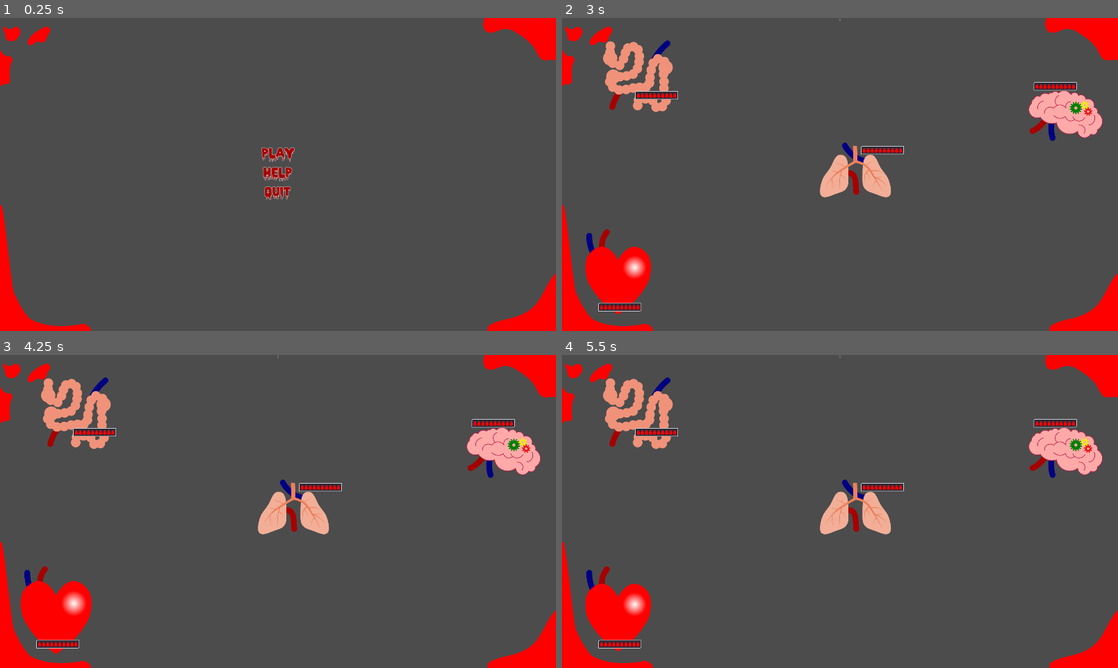
Above: before the commit, frames 1-4 (two rows, left to right).
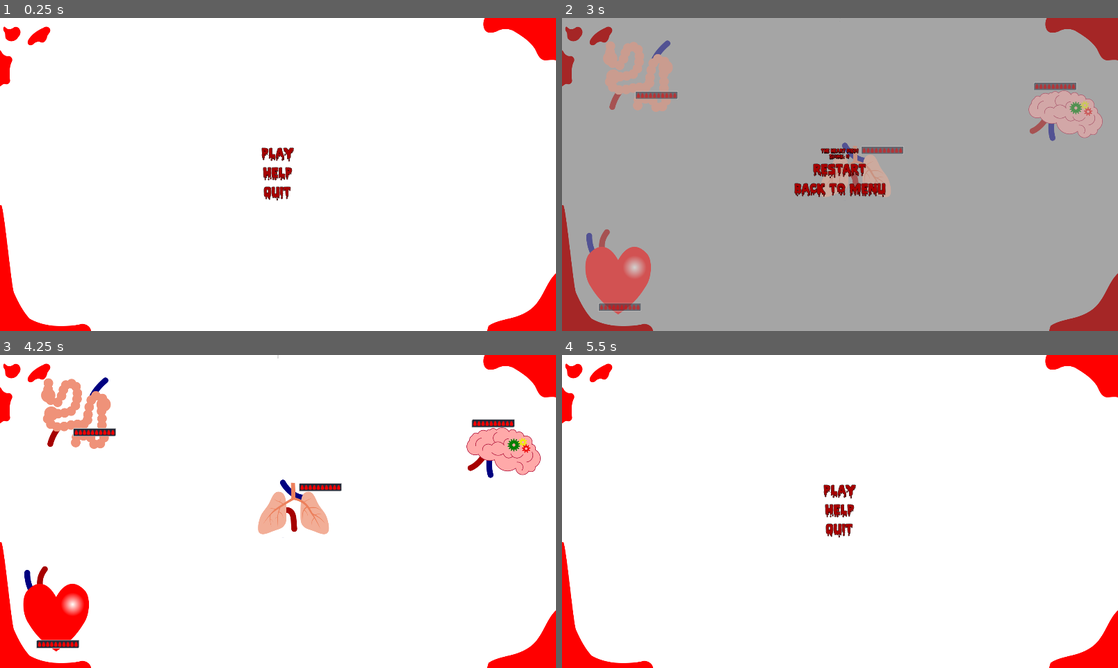
Above: after the commit, the same moments.

Repository: MathijsKeunen/Body-Builder
Game: Godot game, scene res://StartMenu.tscn
The game is run twice, just before and just after one commit, with the same random seed, the same clock (stepped at 60 frames per second) and the same inputs.
Inputs (mouse positions are in pixels of both pictures, inside the frame that each line leads up to):
- Up to frame 1 (0.25 s): no input
- Up to frame 2 (3 s): click "Help" (after the commit: "HELP") at 0.5 s; click "Back" (after the commit: "BACK") at 1.25 s; click "Play" (after the commit: "PLAY") at 2 s; tap Enter at 2.75 s; move the mouse to (962, 158) at 2.77 s; tap H at 2.85 s; click (962, 158) at 2.92 s
- Up to frame 3 (4.25 s): tap Space at 3.02, 3.32 s; tap O at 3.05 s; click (278, 508) at 3.5 s, where only the run after the commit has a clickable "RESTART"
- Up to frame 4 (5.5 s): move the mouse to (728, 527) at 4.27 s; tap O at 4.35 s; click (728, 527) at 4.42 s; tap Space at 4.52, 4.55, 4.82 s; click (840, 527) at 5 s, where only the run after the commit has a clickable "BACK TO MENU"

The runs differ from the first frame. In frame 1, 96% of the frame differs, in the area x 0-100%, y 0-100%; in frame 2, 100%; in frame 3, 90%; in frame 4, 97%.

Commit message:
added game over menu and splash screen

Diff:
--- /dev/null
+++ b/GameOverMenu.gd
@@ -0,0 +1,24 @@
+extends Control
+
+var score setget set_score
+var game_over_text := "GAME OVER!" setget set_game_over_text
+
+
+func set_score(s: int) -> void:
+	$CenterContainer/VBoxContainer/HBoxContainer/Label.score = s
+
+
+func set_game_over_text(t: String) -> void:
+	$CenterContainer/VBoxContainer/Label.text = t
+
+
+func _on_Restart_pressed():
+	get_tree().paused = false
+# warning-ignore:return_value_discarded
+	get_tree().change_scene("res://Main.tscn")
+
+
+func _on_Back_pressed():
+	get_tree().paused = false
+# warning-ignore:return_value_discarded
+	get_tree().change_scene("res://StartMenu.tscn")
--- /dev/null
+++ b/GameOverMenu.tscn
@@ -0,0 +1,62 @@
+[gd_scene load_steps=5 format=2]
+
+[ext_resource path="res://default_theme.tres" type="Theme" id=1]
+[ext_resource path="res://TextButton.tscn" type="PackedScene" id=2]
+[ext_resource path="res://Label.gd" type="Script" id=3]
+[ext_resource path="res://GameOverMenu.gd" type="Script" id=4]
+
+[node name="GameOverMenu" type="Control"]
+anchor_right = 1.0
+anchor_bottom = 1.0
+theme = ExtResource( 1 )
+script = ExtResource( 4 )
+__meta__ = {
+"_edit_use_anchors_": false
+}
+
+[node name="CenterContainer" type="CenterContainer" parent="."]
+anchor_right = 1.0
+anchor_bottom = 1.0
+
+[node name="VBoxContainer" type="VBoxContainer" parent="CenterContainer"]
+margin_left = 782.0
+margin_top = 455.0
+margin_right = 1137.0
+margin_bottom = 625.0
+
+[node name="Label" type="Label" parent="CenterContainer/VBoxContainer"]
+margin_right = 355.0
+margin_bottom = 15.0
+text = "Game Over!"
+align = 1
+uppercase = true
+
+[node name="HBoxContainer" type="HBoxContainer" parent="CenterContainer/VBoxContainer"]
+margin_top = 19.0
+margin_right = 355.0
+margin_bottom = 34.0
+__meta__ = {
+"_edit_use_anchors_": false
+}
+
+[node name="Label" type="Label" parent="CenterContainer/VBoxContainer/HBoxContainer"]
+margin_right = 355.0
+margin_bottom = 15.0
+size_flags_horizontal = 3
+text = "SCORE: "
+align = 1
+script = ExtResource( 3 )
+
+[node name="Restart" parent="CenterContainer/VBoxContainer" instance=ExtResource( 2 )]
+margin_top = 38.0
+margin_right = 355.0
+margin_bottom = 102.0
+text = "RESTART"
+
+[node name="Back" parent="CenterContainer/VBoxContainer" instance=ExtResource( 2 )]
+margin_top = 106.0
+margin_right = 355.0
+margin_bottom = 170.0
+text = "BACK TO MENU"
+[connection signal="pressed" from="CenterContainer/VBoxContainer/Restart" to="." method="_on_Restart_pressed"]
+[connection signal="pressed" from="CenterContainer/VBoxContainer/Back" to="." method="_on_Back_pressed"]
--- /dev/null
+++ b/Label.gd
@@ -0,0 +1,9 @@
+extends Label
+
+const start_text = "SCORE: "
+
+var score setget set_score
+
+
+func set_score(s: int) -> void:
+	text = start_text + str(s)
--- a/Main.gd
+++ b/Main.gd
@@ -1,6 +1,7 @@
 extends Node2D
 
 onready var score_label: Label = $Score
+onready var game_over_menu = $CanvasLayer/GameOverMenu
 
 var score: float = 0
 
@@ -8,3 +9,20 @@
 func add_score(s: float) -> void:
 	score += s
 	score_label.text = str(round(score))
+
+
+func _on_Organs_all_organs_died():
+	_game_over("ALL ORGANS DIED!")
+
+
+func _on_Organs_heart_died():
+	_game_over("THE HEART DIED!")
+
+
+func _game_over(t: String):
+	game_over_menu.score = round(score)
+	game_over_menu.game_over_text = t
+	get_tree().paused = true
+	game_over_menu.visible = true
+	get_tree().set_input_as_handled()
+	modulate = Color(1, 1, 1, 0.5)
--- a/Main.tscn
+++ b/Main.tscn
@@ -10,6 +10,7 @@
 [ext_resource path="res://assets/background.png" type="Texture" id=8]
 [ext_resource path="res://assets/animations/Lungs.tres" type="SpriteFrames" id=9]
 [ext_resource path="res://assets/brain.png" type="Texture" id=10]
+[ext_resource path="res://GameOverMenu.tscn" type="PackedScene" id=11]
 
 [sub_resource type="AtlasTexture" id=1]
 flags = 4
@@ -141,8 +142,13 @@
 [node name="CanvasLayer" type="CanvasLayer" parent="."]
 pause_mode = 2
 
-[node name="Menu" parent="CanvasLayer" instance=ExtResource( 5 )]
+[node name="PauseMenu" parent="CanvasLayer" instance=ExtResource( 5 )]
 visible = false
+
+[node name="GameOverMenu" parent="CanvasLayer" instance=ExtResource( 11 )]
+visible = false
+[connection signal="all_organs_died" from="Organs" to="." method="_on_Organs_all_organs_died"]
+[connection signal="heart_died" from="Organs" to="." method="_on_Organs_heart_died"]
 
 [editable path="Organs/intestines"]
 
--- a/Organs.gd
+++ b/Organs.gd
@@ -29,6 +29,13 @@
 			parent.add_score(delta)
 
 
+func _unhandled_key_input(event):
+	if event.scancode == KEY_H:
+		emit_signal("heart_died")
+	elif event.scancode == KEY_O:
+		emit_signal("all_organs_died")
+
+
 func _on_organ_died() -> void:
 	if not heart.is_alive():
 		emit_signal("heart_died")
--- a/PauseMenu.gd
+++ b/PauseMenu.gd
@@ -3,6 +3,7 @@
 onready var main = get_node("../..")
 
 const transparant := Color(1, 1, 1, 0.5)
+
 
 func _unhandled_key_input(event):
 	if event.scancode == KEY_ESCAPE and event.pressed:
@@ -25,3 +26,9 @@
 
 func _on_Resume_pressed():
 	_toggle_pause()
+
+
+func _on_Restart_pressed():
+	_toggle_pause()
+# warning-ignore:return_value_discarded
+	get_tree().change_scene("res://Main.tscn")
--- a/PauseMenu.tscn
+++ b/PauseMenu.tscn
@@ -21,19 +21,26 @@
 }
 
 [node name="VBoxContainer" type="VBoxContainer" parent="CenterContainer"]
-margin_left = 863.0
-margin_top = 474.0
-margin_right = 1057.0
-margin_bottom = 606.0
+margin_left = 782.0
+margin_top = 440.0
+margin_right = 1137.0
+margin_bottom = 640.0
 
 [node name="Resume" parent="CenterContainer/VBoxContainer" instance=ExtResource( 2 )]
-margin_right = 194.0
-text = "Resume"
+margin_right = 355.0
+text = "RESUME"
 
-[node name="Quit" parent="CenterContainer/VBoxContainer" instance=ExtResource( 2 )]
+[node name="Restart" parent="CenterContainer/VBoxContainer" instance=ExtResource( 2 )]
 margin_top = 68.0
-margin_right = 194.0
+margin_right = 355.0
 margin_bottom = 132.0
-text = "Quit"
+text = "RESTART"
+
+[node name="Back" parent="CenterContainer/VBoxContainer" instance=ExtResource( 2 )]
+margin_top = 136.0
+margin_right = 355.0
+margin_bottom = 200.0
+text = "BACK TO MENU"
 [connection signal="pressed" from="CenterContainer/VBoxContainer/Resume" to="." method="_on_Resume_pressed"]
-[connection signal="pressed" from="CenterContainer/VBoxContainer/Quit" to="." method="_on_Quit_pressed"]
+[connection signal="pressed" from="CenterContainer/VBoxContainer/Restart" to="." method="_on_Restart_pressed"]
+[connection signal="pressed" from="CenterContainer/VBoxContainer/Back" to="." method="_on_Quit_pressed"]
--- /dev/null
+++ b/Splash.gd
@@ -0,0 +1,9 @@
+extends Control
+
+
+func _unhandled_key_input(event):
+	if event.scancode == KEY_SPACE and event.pressed:
+		var viewport = get_tree().root.get_viewport()
+		var img = viewport.get_texture().get_data()
+		img.flip_y()
+		img.save_png("splash.png")
--- /dev/null
+++ b/Splash.tscn
@@ -0,0 +1,80 @@
+[gd_scene load_steps=14 format=2]
+
+[ext_resource path="res://assets/lung.png" type="Texture" id=1]
+[ext_resource path="res://default_theme.tres" type="Theme" id=2]
+[ext_resource path="res://assets/font/PiecesNfi-LrOn.ttf" type="DynamicFontData" id=3]
+[ext_resource path="res://assets/heart.png" type="Texture" id=4]
+[ext_resource path="res://assets/background.png" type="Texture" id=5]
+[ext_resource path="res://assets/virus.png" type="Texture" id=6]
+[ext_resource path="res://Splash.gd" type="Script" id=7]
+[ext_resource path="res://assets/brain.png" type="Texture" id=8]
+
+[sub_resource type="DynamicFont" id=1]
+size = 150
+outline_size = 1
+outline_color = Color( 0, 0, 0, 1 )
+font_data = ExtResource( 3 )
+
+[sub_resource type="AtlasTexture" id=2]
+flags = 4
+atlas = ExtResource( 4 )
+region = Rect2( 0, 0, 250, 300 )
+
+[sub_resource type="AtlasTexture" id=3]
+flags = 4
+atlas = ExtResource( 1 )
+region = Rect2( 0, 0, 250, 190 )
+
+[sub_resource type="AtlasTexture" id=4]
+flags = 4
+atlas = ExtResource( 6 )
+region = Rect2( 0, 0, 110, 110 )
+
+[sub_resource type="AtlasTexture" id=5]
+flags = 4
+atlas = ExtResource( 8 )
+region = Rect2( 0, 0, 256, 180 )
+
+[node name="Splash" type="Control"]
+anchor_right = 1.0
+anchor_bottom = 1.0
+theme = ExtResource( 2 )
+script = ExtResource( 7 )
+__meta__ = {
+"_edit_use_anchors_": false
+}
+
+[node name="background" type="Sprite" parent="."]
+texture = ExtResource( 5 )
+centered = false
+
+[node name="Label" type="Label" parent="."]
+anchor_right = 1.0
+anchor_bottom = 1.0
+custom_fonts/font = SubResource( 1 )
+text = "BODY BUILDER"
+align = 1
+valign = 1
+__meta__ = {
+"_edit_use_anchors_": false
+}
+
+[node name="Heart" type="Sprite" parent="."]
+position = Vector2( 356.762, 827.688 )
+rotation = 0.225041
+texture = SubResource( 2 )
+
+[node name="Lungs" type="Sprite" parent="."]
+position = Vector2( 1379.48, 815.796 )
+rotation = -0.267447
+texture = SubResource( 3 )
+
+[node name="Virus" type="Sprite" parent="."]
+position = Vector2( 722.823, 218.922 )
+scale = Vector2( 2, 2 )
+texture = SubResource( 4 )
+
+[node name="Brain" type="Sprite" parent="."]
+position = Vector2( 1241.96, 217.774 )
+rotation = 0.177186
+texture = SubResource( 5 )
--- a/StartMenu.tscn
+++ b/StartMenu.tscn
@@ -26,23 +26,26 @@
 }
 
 [node name="VBoxContainer" type="VBoxContainer" parent="CenterContainer"]
-margin_left = 888.0
+margin_left = 889.0
 margin_top = 440.0
-margin_right = 1032.0
+margin_right = 1030.0
 margin_bottom = 640.0
 
 [node name="Play" parent="CenterContainer/VBoxContainer" instance=ExtResource( 3 )]
-text = "Play"
+margin_right = 141.0
+text = "PLAY"
 
 [node name="Help" parent="CenterContainer/VBoxContainer" instance=ExtResource( 3 )]
 margin_top = 68.0
+margin_right = 141.0
 margin_bottom = 132.0
-text = "Help"
+text = "HELP"
 
 [node name="Quit" parent="CenterContainer/VBoxContainer" instance=ExtResource( 3 )]
 margin_top = 136.0
+margin_right = 141.0
 margin_bottom = 200.0
-text = "Quit"
+text = "QUIT"
 
 [node name="CenterContainer2" type="CenterContainer" parent="."]
 visible = false
@@ -60,7 +63,7 @@
 
 [node name="Back" parent="CenterContainer2/VBoxContainer" instance=ExtResource( 3 )]
 margin_right = 500.0
-text = "Back"
+text = "BACK"
 
 [node name="TextEdit" type="TextEdit" parent="CenterContainer2/VBoxContainer"]
 margin_top = 68.0
--- a/assets/font/dynamicfont_large.tres
+++ b/assets/font/dynamicfont_large.tres
@@ -5,6 +5,7 @@
 [resource]
 size = 45
 outline_size = 1
+outline_color = Color( 0, 0, 0, 1 )
 extra_spacing_top = 13
 extra_spacing_bottom = 2
 font_data = ExtResource( 1 )
--- a/assets/font/dynamicfont_small.tres
+++ b/assets/font/dynamicfont_small.tres
@@ -5,6 +5,7 @@
 [resource]
 size = 40
 outline_size = 1
+outline_color = Color( 0, 0, 0, 1 )
 extra_spacing_top = 13
 extra_spacing_bottom = 2
 font_data = ExtResource( 1 )
--- a/default_theme.tres
+++ b/default_theme.tres
@@ -1,5 +1,6 @@
-[gd_resource type="Theme" load_steps=9 format=2]
+[gd_resource type="Theme" load_steps=11 format=2]
 
+[ext_resource path="res://assets/font/PiecesNfi-LrOn.ttf" type="DynamicFontData" id=1]
 [ext_resource path="res://assets/font/dynamicfont_large.tres" type="DynamicFont" id=2]
 [ext_resource path="res://assets/font/dynamicfont_small.tres" type="DynamicFont" id=3]
 
@@ -45,6 +46,11 @@
 corner_radius_top_left = 15
 corner_radius_bottom_right = 15
 
+[sub_resource type="DynamicFont" id=7]
+outline_size = 1
+outline_color = Color( 0, 0, 0, 1 )
+font_data = ExtResource( 1 )
+
 [sub_resource type="StyleBoxEmpty" id=5]
 
 [sub_resource type="StyleBoxEmpty" id=6]
@@ -62,6 +68,15 @@
 Button/styles/hover = SubResource( 2 )
 Button/styles/normal = SubResource( 3 )
 Button/styles/pressed = SubResource( 4 )
+Label/colors/font_color = Color( 0.654902, 0, 0, 1 )
+Label/colors/font_color_shadow = Color( 0, 0, 0, 0 )
+Label/colors/font_outline_modulate = Color( 1, 1, 1, 1 )
+Label/constants/line_spacing = 3
+Label/constants/shadow_as_outline = 0
+Label/constants/shadow_offset_x = 1
+Label/constants/shadow_offset_y = 1
+Label/fonts/font = SubResource( 7 )
+Label/styles/normal = null
 TextEdit/colors/background_color = Color( 0.14902, 0.0470588, 0.0470588, 0 )
 TextEdit/colors/bookmark_color = Color( 0.08, 0.49, 0.98, 1 )
 TextEdit/colors/brace_mismatch_color = Color( 1, 0.2, 0.2, 1 )
@@ -76,8 +91,8 @@
 TextEdit/colors/completion_selected_color = Color( 0.258824, 0.258824, 0.270588, 0 )
 TextEdit/colors/current_line_color = Color( 0.25098, 0.25098, 0.258824, 0 )
 TextEdit/colors/executing_line_color = Color( 0.2, 0.8, 0.2, 0.4 )
-TextEdit/colors/font_color = Color( 0.878431, 0.878431, 0.878431, 1 )
-TextEdit/colors/font_color_readonly = Color( 0.878431, 0.878431, 0.878431, 1 )
+TextEdit/colors/font_color = Color( 0.00392157, 0.00392157, 0.00392157, 1 )
+TextEdit/colors/font_color_readonly = Color( 0, 0, 0, 1 )
 TextEdit/colors/font_color_selected = Color( 0, 0, 0, 0 )
 TextEdit/colors/function_color = Color( 0.4, 0.64, 0.81, 1 )
 TextEdit/colors/line_number_color = Color( 0.67, 0.67, 0.67, 0.4 )
--- a/project.godot
+++ b/project.godot
@@ -52,6 +52,7 @@
 
 config/name="Body Builder"
 run/main_scene="res://StartMenu.tscn"
+boot_splash/image="res://splash.png"
 
 [display]
 
Not shown: 1 places in Main.tscn that only renumber resources
Binary file changed: assets/background.png
Binary file added: splash.png
Not shown, added: splash.png.import
